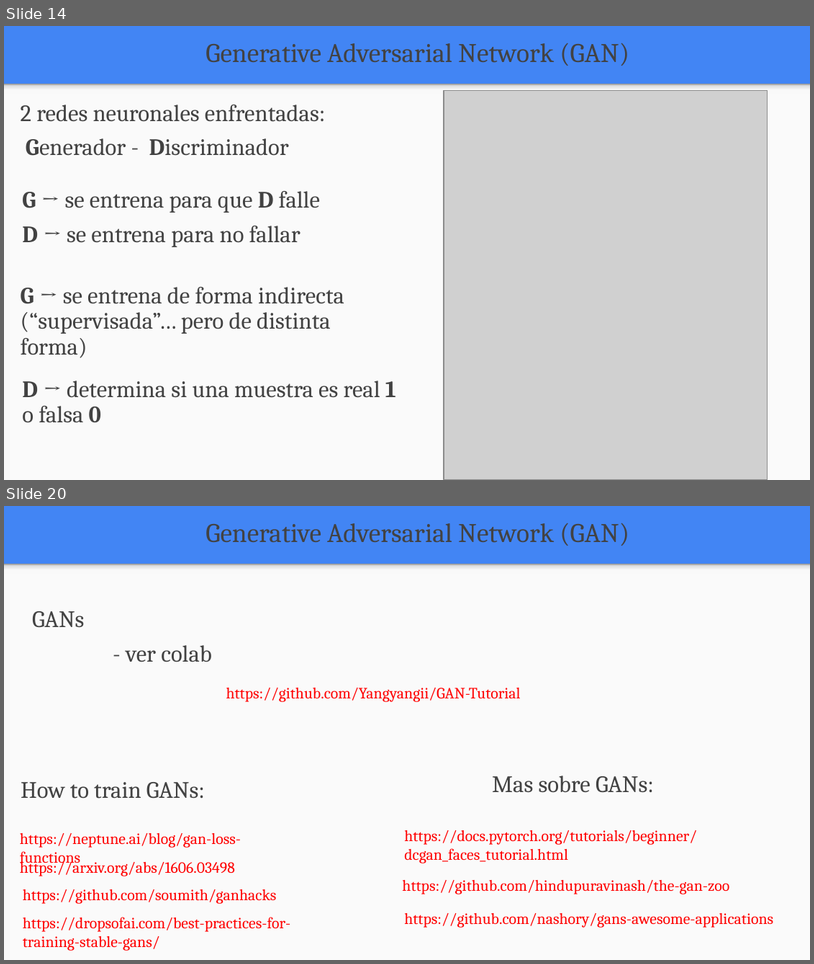
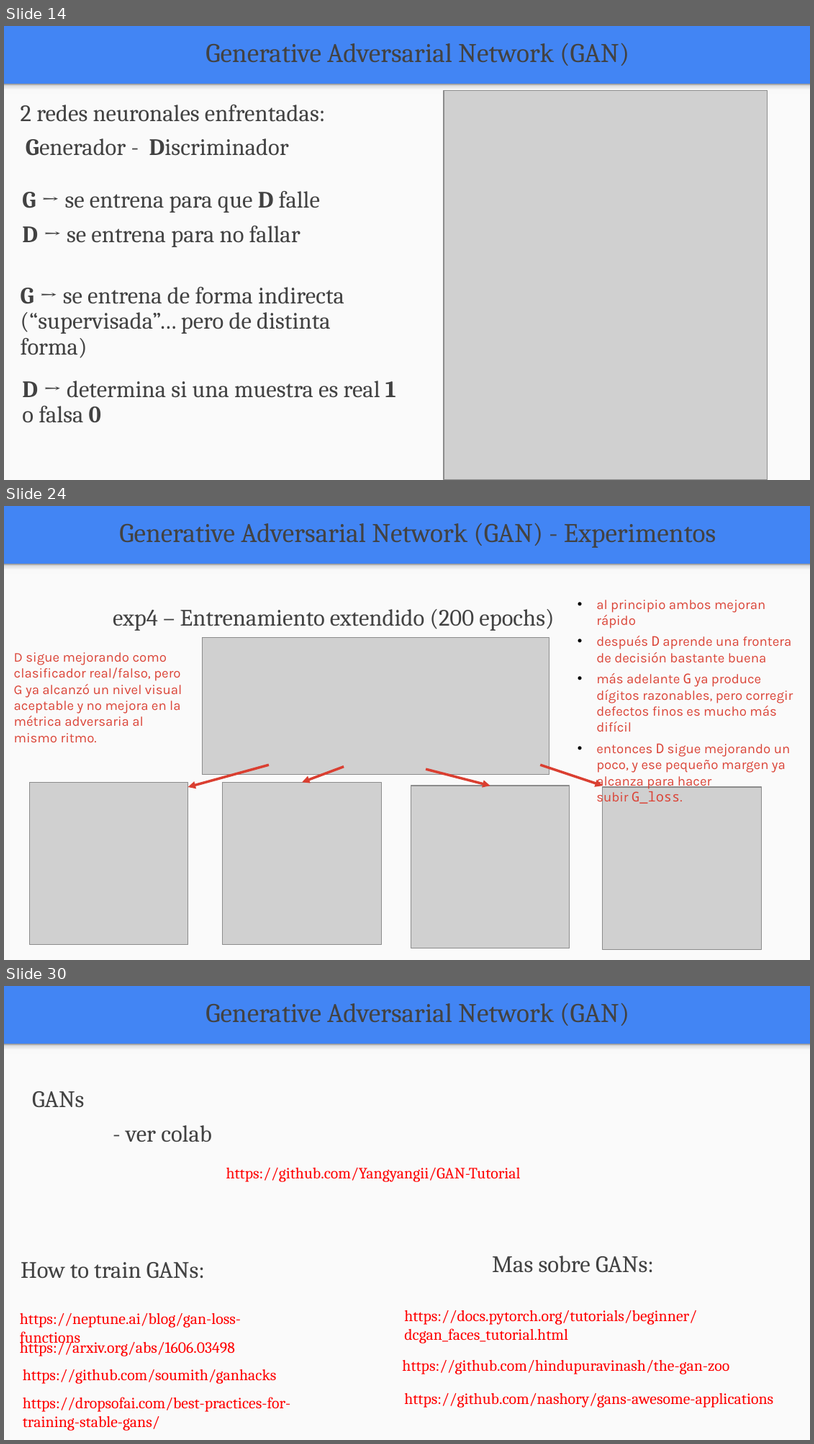
Before and after one commit to FIUBA-Posgrado-Inteligencia-Artificial/aprendizaje_profundo, a slide deck: clase_8/teoria/clase_8.pptx. Shown one above the other, each under a label of ours: slides 14 and 20 before the commit, slides 14, 24 and 30 after it; the slides between them are not shown. The pictures are 814x964 and 814x1444 pixels, drawn with LibreOffice and Linux fonts; fonts in the diff are those of the drawing; grey boxes stand for pictures. Boxes give left, top, right and bottom in pixels: in the first picture for what was removed or moved away, otherwise in the second. Text is boxed around its words. In the diff, an @@ line names an element or a change of style, - is before the commit and + after.

```diff
--- a/clase_8/teoria/clase_8.pptx
+++ b/clase_8/teoria/clase_8.pptx
@@ slide 24 added at bbox=[4, 506, 810, 960], background #4285F4; not listed: 2 template elements that a slide beside it also shows @@
@@ text added at bbox=[119, 523, 716, 548], 24 pt, text #424242 @@
+Generative Adversarial Network (GAN) - Experimentos
@@ text added at bbox=[113, 609, 554, 631], 21 pt, text #424242 @@
+exp4 – Entrenamiento extendido (200 epochs)
@@ text added at bbox=[597, 600, 794, 805], 12 pt, text #DB4437 @@
+• al principio ambos mejoran rápido
+• después D aprende una frontera de decisión bastante buena
+• más adelante G ya produce dígitos razonables, pero corregir defectos finos es mucho más difícil
+• entonces D sigue mejorando un poco, y ese pequeño margen ya alcanza para hacer subir G_loss.
@@ text added at bbox=[14, 652, 183, 742], 12 pt, text #DB4437 @@
+D sigue mejorando como clasificador real/falso, pero G ya alcanzó un nivel visual aceptable y no mejora en la métrica adversaria al mismo ritmo.
@@ picture added at bbox=[203, 638, 550, 775] @@
@@ picture added at bbox=[29, 782, 188, 944] @@
@@ arrow added from (269, 765) to (188, 787), #DA3F32 2.25 pt @@
@@ picture added at bbox=[223, 782, 381, 944] @@
@@ arrow added from (345, 767) to (302, 782), #DA3F32 2.25 pt @@
@@ picture added at bbox=[412, 786, 570, 948] @@
@@ arrow added from (426, 769) to (490, 786), #DA3F32 2.25 pt @@
@@ arrow added from (540, 765) to (603, 786), #DA3F32 2.25 pt @@
@@ picture added at bbox=[603, 787, 762, 949] @@
@@ what was slide 20 is now slide 30 @@
```
Also in this commit, not shown: 8 slides changed, 9 other slides added, 3 other files.
